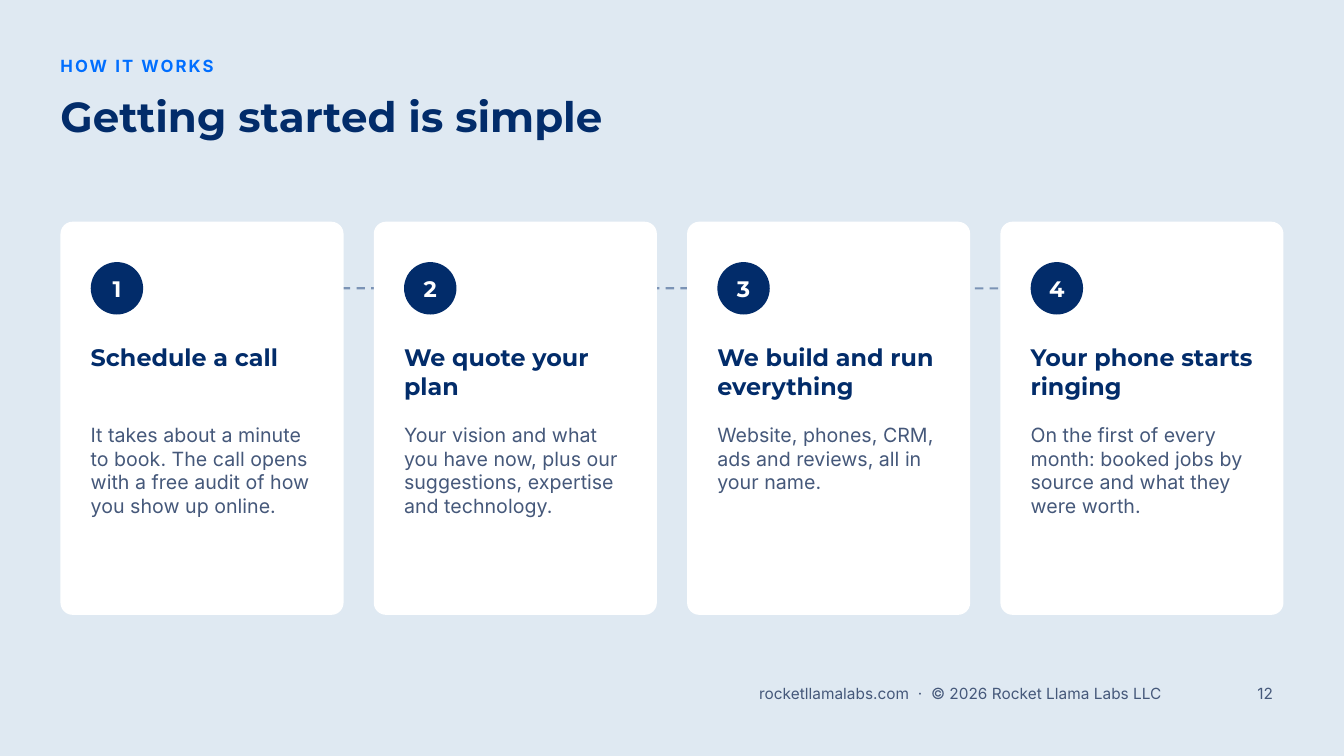
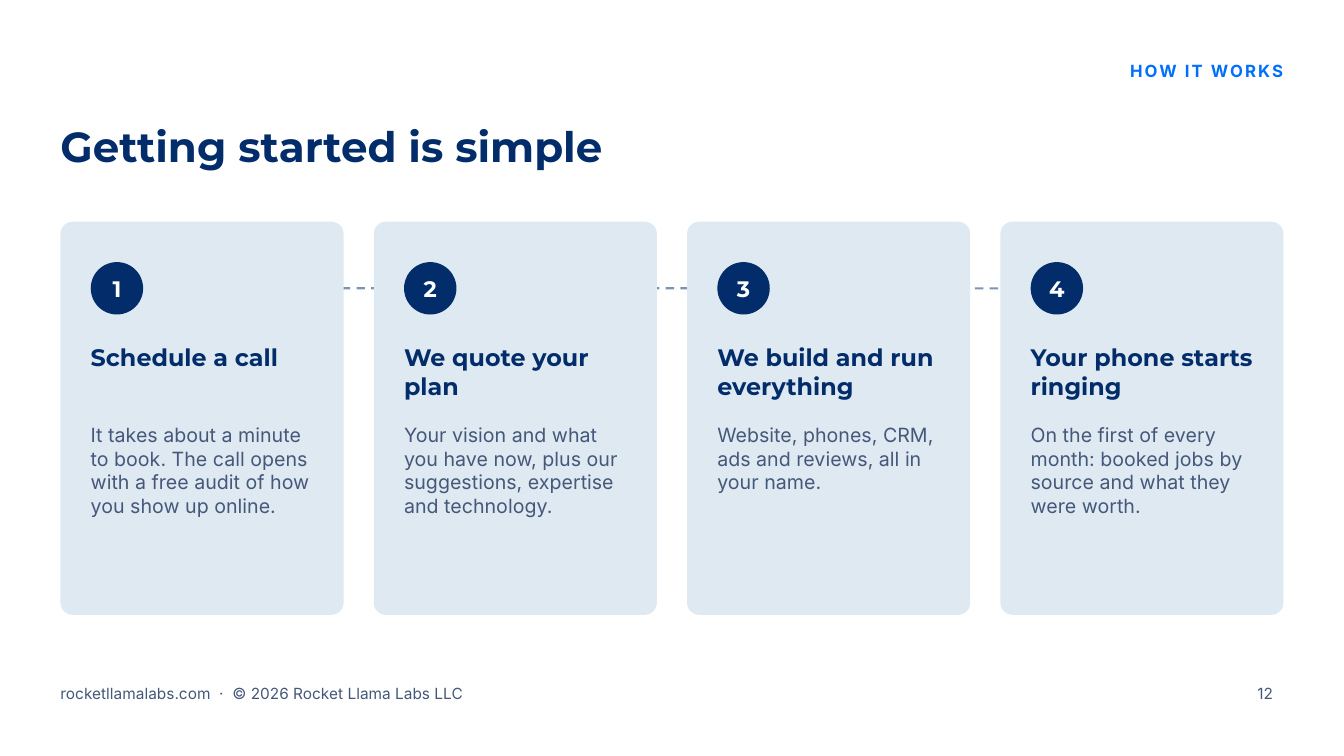
Before and after one commit to RocketLlamaLabs/rocketllama-website, a slide deck: slide 12 of public/slides/v1/rocket-llama-labs-sales-presentation-v1.pptx. Drawn at 1344x756 pixels with LibreOffice and Linux fonts; fonts in the diff are those of the drawing; background and template pictures are left out. Boxes give left, top, right and bottom in pixels: in the first picture for what was removed or moved away, otherwise in the second. Text is boxed around its words. In the diff, an @@ line names an element or a change of style, - is before the commit and + after.

```diff
--- a/public/slides/v1/rocket-llama-labs-sales-presentation-v1.pptx
+++ b/public/slides/v1/rocket-llama-labs-sales-presentation-v1.pptx
@@ background #DFE9F2 to #FFFFFF @@
@@ text "HOW IT WORKS": place and size @@
-text "HOW IT WORKS" at [60,59,213,72]
+text "HOW IT WORKS" at [1130,64,1283,77]
@@ text "HOW IT WORKS" at [1130,64,1283,77]: alignment left to right @@
@@ title "Getting started is simple": place and size @@
-title "Getting started is simple" at [60,99,602,141]
+title "Getting started is simple" at [60,129,602,171]
@@ fill #FFFFFF to #DFE9F2 in 4 elements at [60,222,344,615], [374,222,657,615], [688,222,971,615], [1000,222,1284,615] @@
@@ text "rocketllamalabs.com · © 2026 Rocket ...": place and size @@
-text "rocketllamalabs.com · © 2026 Rocket ..." at [759,687,1161,699]
+text "rocketllamalabs.com · © 2026 Rocket ..." at [60,687,462,699]
@@ text "rocketllamalabs.com · © 2026 Rocket ..." at [60,687,462,699]: alignment right to left @@
```
Also in this commit, not shown: 11 other slides changed, 14 other files.
